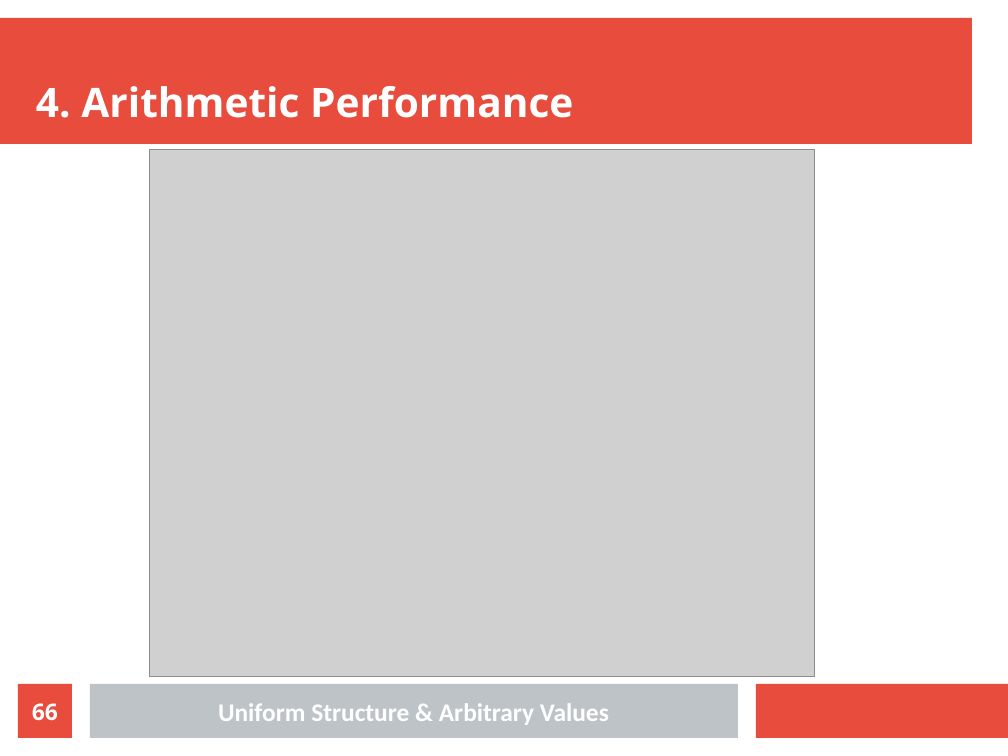
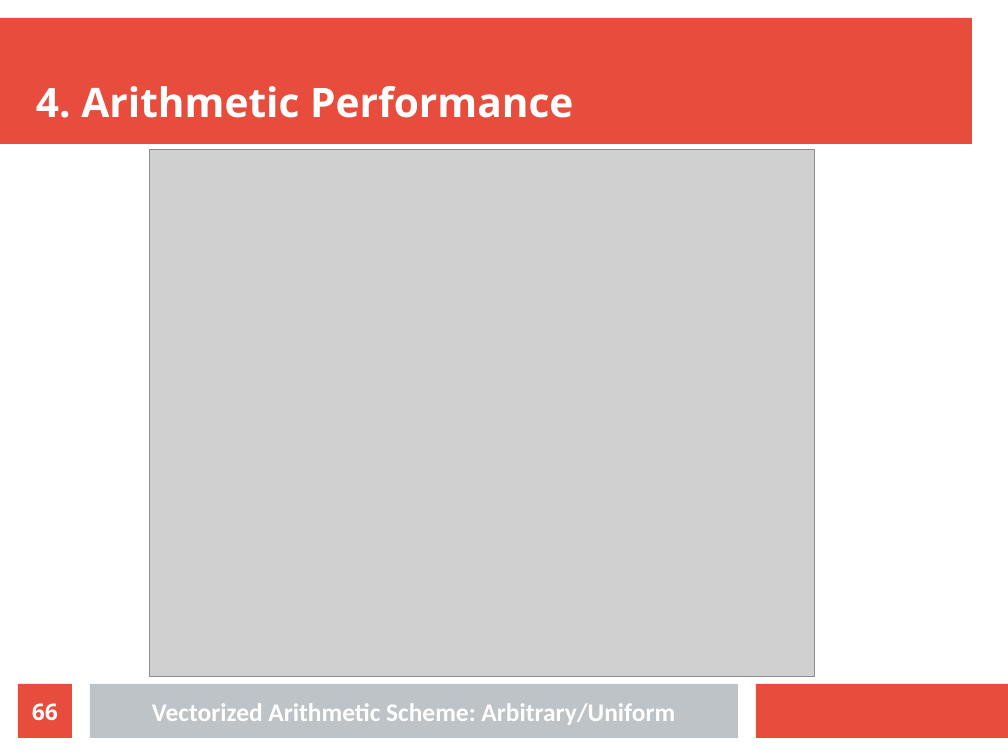
Before and after one commit to slavistan/mscthesis, a slide deck: slide 66 of colloq.odp. Drawn at 1008x756 pixels with LibreOffice and Linux fonts; fonts in the diff are those of the drawing; grey boxes stand for pictures. Boxes give left, top, right and bottom in pixels: in the first picture for what was removed or moved away, otherwise in the second. Text is boxed around its words. In the diff, an @@ line names an element or a change of style, - is before the commit and + after.

```diff
--- a/colloq.odp
+++ b/colloq.odp
@@ text at (152, 703, 675, 725): text changed @@
-Uniform Structure & Arbitrary Values
+Vectorized Arithmetic Scheme: Arbitrary/Uniform
```
Also in this commit, not shown: 16 other slides changed, 1 other file.
